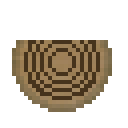
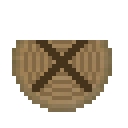
The second 128 x 128 image is a revision of the first. Changes to its layers:
added layer "Layer 2" above "Layer 1" over 32, 40, 92, 92
painted on "Layer 1" over 24, 40, 100, 100
